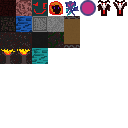
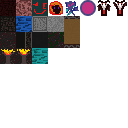
Layer changes from the first 128×128 image to the second:
painted on "Background" over [left=16, top=32, right=32, bottom=48]
